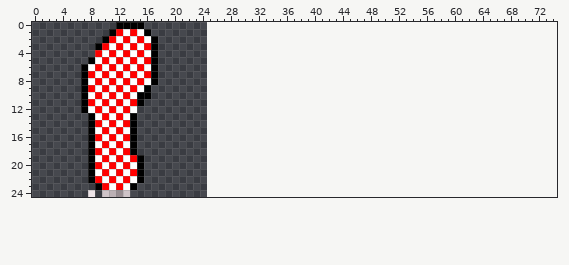
Sprite sheet: ihmc-high-level-behaviors/src/libgdx/resources/icons/leftFoot.png. Above is the file before it was changed.
The file is 25x25 pixels. Pixels under 10% opacity are left out. Colours within 5 levels of each other are drawn and written as one. The old version is drawn lined up with the new one, on the new canvas.
New version:
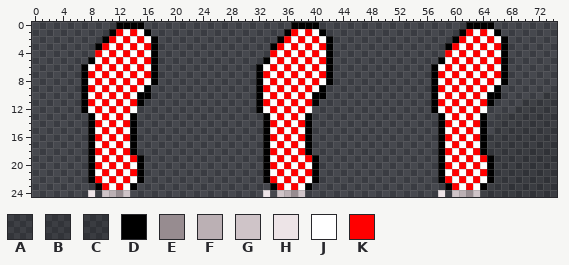
Palette (. is transparent): A #0000001e  B #00000024  C #0000002b  D #000000  E #978c90  F #bbb0b4  G #cfc4c8  H #ede4e7  J #ffffff  K #ff0000
The edit:
canvas 25x25 -> 75x25
@@ x 30..74 @@
- 0 .............................................
- 1 .............................................
- 2 .............................................
- 3 .............................................
- 4 .............................................
- 5 .............................................
- 6 .............................................
- 7 .............................................
- 8 .............................................
- 9 .............................................
-10 .............................................
-11 .............................................
-12 .............................................
-13 .............................................
-14 .............................................
-15 .............................................
-16 .............................................
-17 .............................................
-18 .............................................
-19 .............................................
-20 .............................................
-21 .............................................
-22 .............................................
-23 .............................................
-24 .............................................
+ 0 .......DDDD.....................DDDD.........
+ 1 ......DKJKJD...................DKJKJD........
+ 2 .....DKJKJKJD.................DKJKJKJD.......
+ 3 ....DKJKJKJKD................DKJKJKJKD.......
+ 4 ....KJKJKJKJD................KJKJKJKJD.......
+ 5 ...DJKJKJKJKD...............DJKJKJKJKD.......
+ 6 ..DJKJKJKJKJD..............DJKJKJKJKJD.......
+ 7 ..DKJKJKJKJKD..............DKJKJKJKJKD.......
+ 8 ..DJKJKJKJKJD..............DJKJKJKJKJD.......
+ 9 ..DKJKJKJKJD...............DKJKJKJKJD........
+10 ..DJKJKJKJDD...............DJKJKJKJDD......AA
+11 ..DKJKJKJKD................DKJKJKJKD....AAAAA
+12 ..DJKJKJKJ.................DJKJKJKJ....AAAAAA
+13 ...DJKJKJD..................DJKJKJD..AAAABBBB
+14 ...DKJKJKD..................DKJKJKD.AAAABBBBB
+15 ...DJKJKJD..................DJKJKJD.AAABBBBBB
+16 ...DKJKJKD..................DKJKJKDAAABBBBBBB
+17 ...DJKJKJD..................DJKJKJDAABBBBBCCC
+18 ...DKJKJKD..................DKJKJKDABBBBCCCCC
+19 ...DJKJKJKD.................DJKJKJKDBBBBCCCCC
+20 ...DKJKJKJD.................DKJKJKJDBBBCCCCCC
+21 ...DJKJKJKD.................DJKJKJKDBBBCCCCCC
+22 ...DKJKJKJD.................DKJKJKJDBBBCCCCCC
+23 ....DKJKJD...................DKJKJDBBBCCCCCCC
+24 ...H.GFEG...................H.GFEGABBBCCCCCCC
Boxes around the changes in both pictures, in picture pixels (x1, y1, x2, y2):
added: (256, 22, 333, 197)
added: (431, 22, 557, 197)
